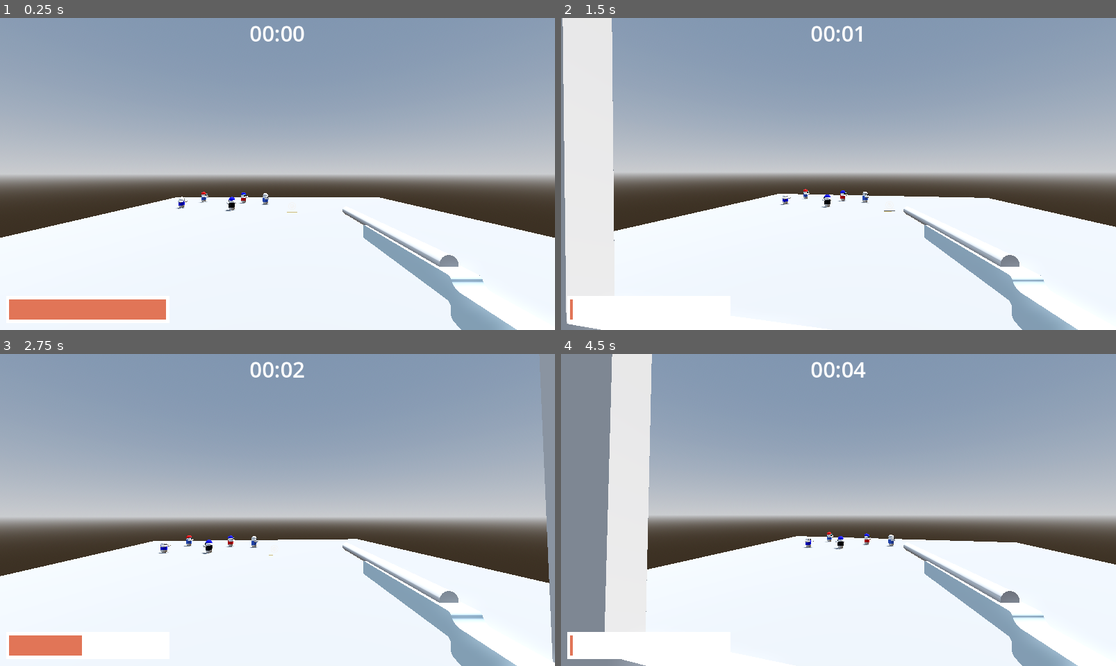
Above: before the commit, frames 1-4 (two rows, left to right).
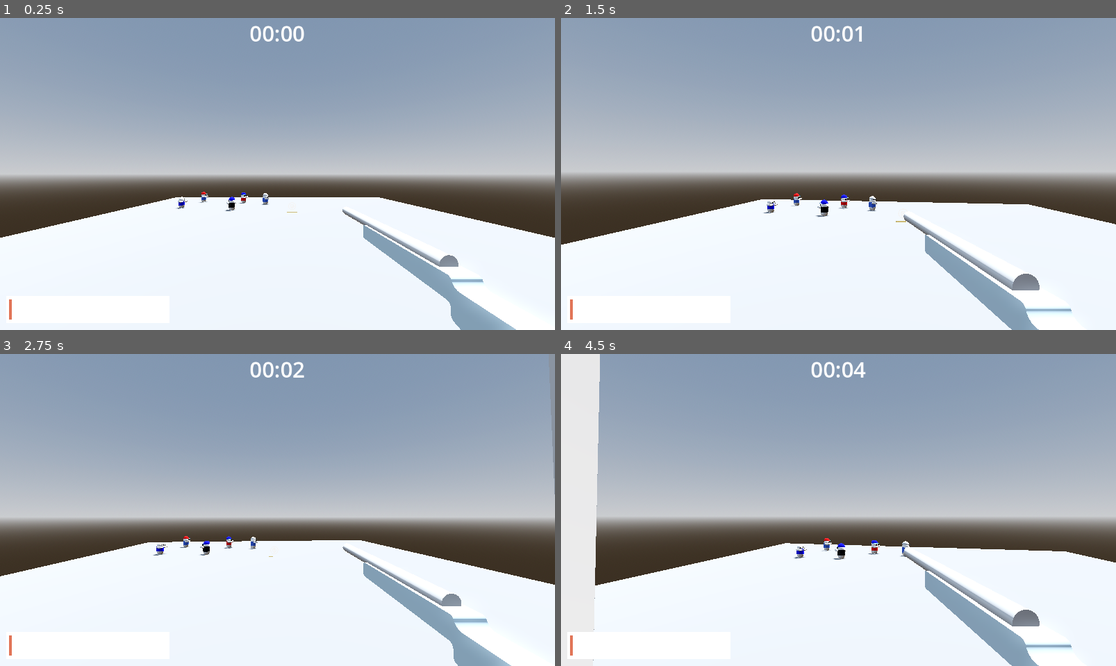
Above: after the commit, the same moments.

Repository: DataRange/game-jam-prep
Game: Godot game, scene res://Scenes/world.tscn
Two runs of this game, one before a commit and one after it. Both use one fixed random seed, a clock stepped at 60 frames per second and the inputs below.
Inputs (mouse positions are in pixels of both pictures, inside the frame that each line leads up to):
- Up to frame 1 (0.25 s): no input
- Up to frame 2 (1.5 s): move the mouse to (866, 174) at 0.52 s; press the mouse at (866, 174) at 0.53 s; right-click (866, 174) at 0.8 s; move the mouse to (810, 174) at 1.27 s; release the mouse at (810, 174) at 1.28 s; right-click (810, 174) at 1.35 s
- Up to frame 3 (2.75 s): click (249, 510) at 1.55 s; move the mouse to (288, 503) at 2.02 s; press the mouse at (288, 503) at 2.03 s; right-click (288, 503) at 2.3 s
- Up to frame 4 (4.5 s): move the mouse to (832, 516) at 2.77 s; release the mouse at (832, 516) at 2.78 s; right-click (832, 516) at 2.85 s; click (832, 516) at 3.05 s; move the mouse to (877, 513) at 3.52 s; press the mouse at (877, 513) at 3.53 s; right-click (877, 513) at 3.8 s; move the mouse to (794, 506) at 4.27 s; release the mouse at (794, 506) at 4.28 s; right-click (794, 506) at 4.35 s

The runs differ from the first frame. In frame 1, 1.8% of the frame differs, in the area x 2-94%, y 63-100%; in frame 2, 11%; in frame 3, 3.0%; in frame 4, 19%, in the area x 0-100%, y 0-100%.

Commit message:
bug fixes

Diff:
--- a/Prefabs/shot_progress.tscn
+++ b/Prefabs/shot_progress.tscn
@@ -167,7 +167,7 @@
 layout_mode = 0
 offset_left = 19.0
 offset_top = 585.0
-offset_right = 345.0
+offset_right = 24.0
 offset_bottom = 627.0
 pivot_offset = Vector2(150, 0)
 color = Color(0.883166, 0.459442, 0.343442, 1)
--- a/Scripts/player.gd
+++ b/Scripts/player.gd
@@ -4,6 +4,7 @@
 @onready var head = $CameraController
 @onready var camera = $CameraController/Camera3D
 @onready var animation = $AnimationPlayer
+@onready var gunHolder = $CameraController/Camera3D/WeaponHolder
 @onready var gun_barrel = $CameraController/Camera3D/WeaponHolder/RayCast3D
 @onready var shotProgress = $"CanvasLayer/Shot Progress"
 @onready var crosshair = $CanvasLayer/Crosshair
@@ -15,16 +16,22 @@
 var SENSITIVITY = 0.003
 var Zoomed: bool = false
 
+var stowPosition = Vector3(0.422, -0.416, -0.253)
+var aimPosition = Vector3(-0.039, -0.286, 0.0)
+
+var cameraFOVStow = 75
+var cameraFOVAim = 20
+
 @export var time: int = 0
 
-func Zoom():
-	if !Zoomed:
-		animation.play("Zooming")
-		SENSITIVITY = 0.0015
-	else:
-		animation.play_backwards("Zooming")
-		SENSITIVITY = 0.003
-	Zoomed = !Zoomed
+#func Zoom():
+	#if !Zoomed:
+		#animation.play("Zooming")
+		#SENSITIVITY = 0.0015
+	#else:
+		#animation.play_backwards("Zooming")
+		#SENSITIVITY = 0.003
+	#Zoomed = !Zoomed
 
 func Fire():
 	if shotProgress.readyToFire:
@@ -43,7 +50,7 @@
 	if event.is_action("exit"):
 		get_tree().quit()
 	if event.is_action("right_click"):
-		Zoom()
+		Zoomed = !Zoomed
 	if event.is_action_released("left_click"):
 		Fire()
 
@@ -53,7 +60,13 @@
 		camera.rotate_x(-event.relative.y * SENSITIVITY)
 		camera.rotation.x = clamp(camera.rotation.x, deg_to_rad(-40), deg_to_rad(60))
 
-func _process(_delta: float) -> void:
+func _process(delta: float) -> void:
+
+	var weaponPositionSetpoint: Vector3 = aimPosition if Zoomed else stowPosition
+	gunHolder.position = lerp(gunHolder.position, weaponPositionSetpoint, 6.0 * delta)
+
+	var cameraFOVSetpoint: float = cameraFOVAim if Zoomed else cameraFOVStow
+	camera.fov = lerp(camera.fov, cameraFOVSetpoint, 6.0 * delta)
 
 	crosshair.visible = Zoomed
 
--- a/Scripts/shot_progress.gd
+++ b/Scripts/shot_progress.gd
@@ -2,10 +2,11 @@
 
 @export var readyToFire: bool = false
 @onready var animation = $AnimationPlayer
+@onready var player = $"../.."
 
 # Called when the node enters the scene tree for the first time.
 func _ready() -> void:
-	pass # Replace with function body.
+	animation.play("ProgressDestroyed")
 
 
 # Called every frame. 'delta' is the elapsed time since the previous frame.
@@ -13,10 +14,10 @@
 	pass
 
 func _input(event):
-	if event.is_action_pressed("left_click"):
+	if event.is_action_pressed("left_click") and player.Zoomed:
 		animation.play("ProgressIncrement")
 		animation.queue("ReadyToFire")
-	elif event.is_action_released("left_click"):
+	elif event.is_action_released("left_click") or event.is_action_released("right_click"):
 		animation.play("ProgressDestroyed")
 
 func _on_animation_player_animation_changed(old_name: StringName, new_name: StringName):
